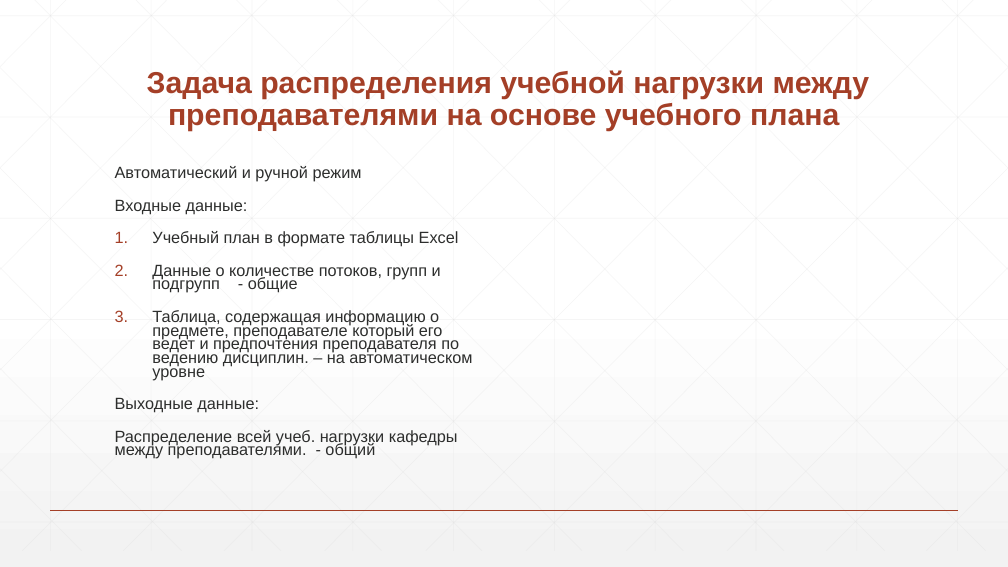
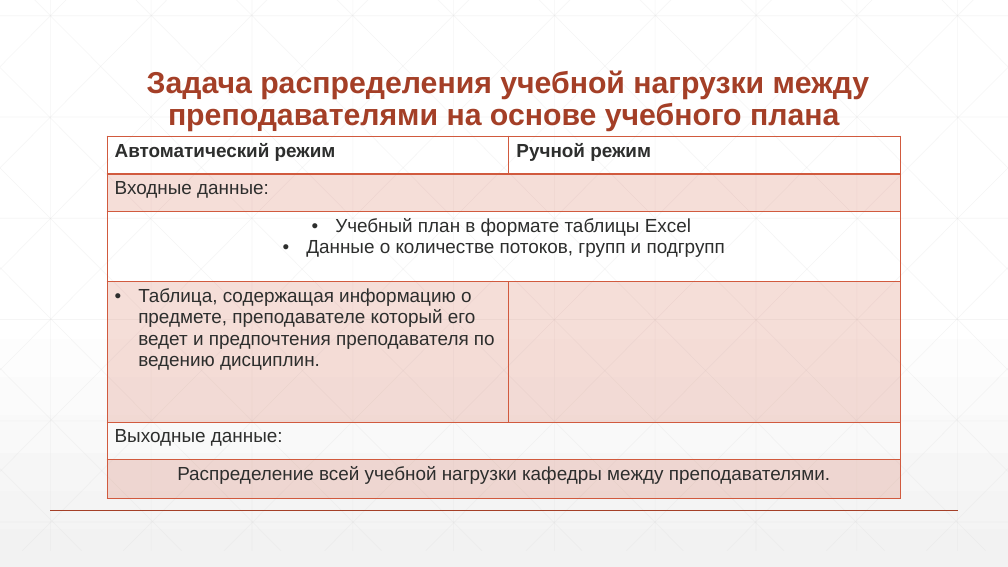
Before and after one commit to DanilaShushkanov/Site22, a slide deck: slide 9 of Диплом_през.pptx (slide 10 before the commit). Drawn at 1008x567 pixels with LibreOffice and Linux fonts; fonts in the diff are those of the drawing. Boxes give left, top, right and bottom in pixels: in the first picture for what was removed or moved away, otherwise in the second. Text is boxed around its words. In the diff, an @@ line names an element or a change of style, - is before the commit and + after.

```diff
--- a/Диплом_през.pptx
+++ b/Диплом_през.pptx
@@ table added at bbox=[107, 136, 901, 499], 6 rows, 2 columns @@
+Автоматический режим | Ручной режим
+Входные данные: | 
+Учебный план в формате таблицы Excel / Данные о количестве потоков, групп и подгрупп | 
+Таблица, содержащая информацию о предмете, преподавателе который его ведет и предпочтения преподавателя по ведению дисциплин. | 
+Выходные данные: | 
+Распределение всей учебной нагрузки кафедры между преподавателями. | 
@@ text removed at bbox=[115, 166, 472, 459] @@
-Автоматический и ручной режим
-Входные данные:
-1. Учебный план в формате таблицы Excel
-2. Данные о количестве потоков, групп и подгрупп - общие
-3. Таблица, содержащая информацию о предмете, преподавателе который его ведет и предпочтения преподавателя по ведению дисциплин. – на автоматическом уровне
-Выходные данные:
-Распределение всей учеб. нагрузки кафедры между преподавателями. - общий
```
Also in this commit, not shown: 6 other slides changed, 2 slides added, 2 slides removed, 24 other files.
